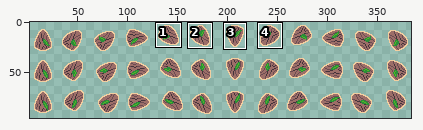
Sprite sheet, stored at Froguelike/Assets/Pictures/Compass/compass_arrows_item_found.png. Above: a wide view before the commit, with the close-up outlined.
Close-up. First the earlier version:
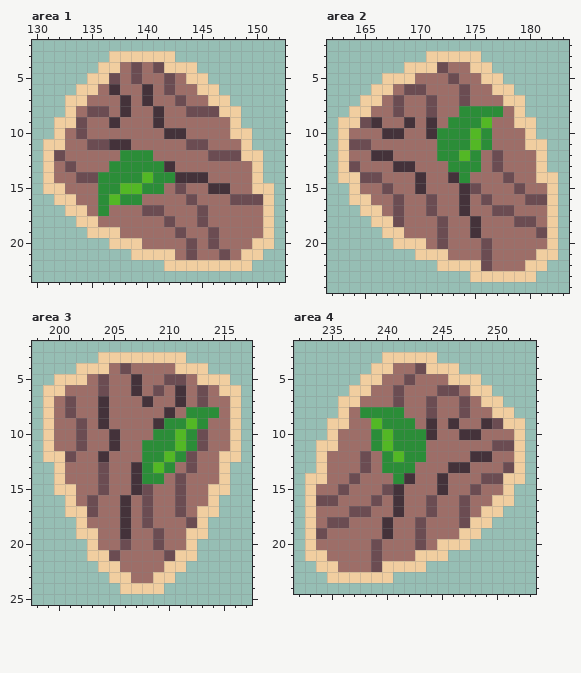
The file is 384x96 pixels. Shown: area 1: x 130..152, y 2..23; area 2: x 162..183, y 2..24; area 3: x 198..217, y 2..25; area 4: x 232..253, y 2..24. The wide view leaves out empty margins. The commit also changed other parts of the picture, which this record leaves out.
After:
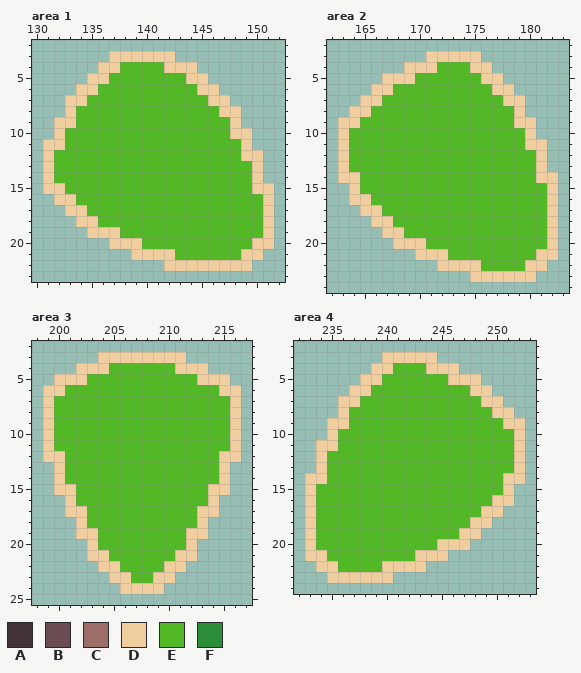
Palette (. is transparent): A #44323a  B #6b4c52  C #9d6e68  D #f1cea0  E #53b825  F #2b8d38
From old to new:
Changed rows in their new state; - is an unchanged pixel.
Area 1:
first column x 132:
 4 ------EEEE---------
 5 -----EEEEEEE-------
 6 ----EEEEEEEEE------
 7 ---EEEEEEEEEEE-----
 8 --EEEEEEEEEEEEE----
 9 --EEEEEEEEEEEEEE---
10 -EEEEEEEEEEEEEEE---
11 -EEEEEEEEEEEEEEEE--
12 EEEEEEEEEEEEEEEEE--
13 EEEEEEEEEEEEEEEEEE-
14 EEEEEEEE-EEEEEEEEE-
15 -EEEEE--EEEEEEEEEE-
16 --EEE-EEEEEEEEEEEEE
17 ---EEEEEEEEEEEEEEEE
18 ----EEEEEEEEEEEEEEE
19 ------EEEEEEEEEEEEE
20 --------EEEEEEEEEE-
21 -----------EEEEEE--
Area 2:
first column x 164:
 4 --------EEE-------
 5 ------EEEEEE------
 6 ----EEEEEEEEE-----
 7 ---EEEEEEEEEEE----
 8 --EEEEEEEEEEEEE---
 9 -EEEEEEEEEEE-EE---
10 EEEEEEEEEEE-EEEE--
11 EEEEEEEEEEE-EEEE--
12 EEEEEEEEEE-EEEEEE-
13 EEEEEEEEEEEEEEEEE-
14 -EEEEEEEEEEEEEEEE-
15 -EEEEEEEEEEEEEEEEE
16 --EEEEEEEEEEEEEEEE
17 ---EEEEEEEEEEEEEEE
18 ----EEEEEEEEEEEEEE
19 -----EEEEEEEEEEEEE
20 -------EEEEEEEEEEE
21 ---------EEEEEEEE-
22 ------------EEEE--
Area 3:
first column x 200:
 4 -----EEEEEE-----
 5 ---EEEEEEEEEE---
 6 -EEEEEEEEEEEEEE-
 7 EEEEEEEEEEEEEEEE
 8 EEEEEEEEEEEEEEEE
 9 EEEEEEEEEEEE-EEE
10 EEEEEEEEEEE-EEEE
11 EEEEEEEEEEE-EEEE
12 -EEEEEEEEE-EEEE-
13 -EEEEEEEE-EEEEE-
14 -EEEEEEEEEEEEEE-
15 --EEEEEEEEEEEE--
16 --EEEEEEEEEEEE--
17 ---EEEEEEEEEE---
18 ---EEEEEEEEEE---
19 ----EEEEEEEE----
20 ----EEEEEEEE----
21 -----EEEEEE-----
22 ------EEEE------
23 -------EE-------
Area 4:
first column x 234:
 4 -------EEE--------
 5 ------EEEEEE------
 6 -----EEEEEEEEE----
 7 ----EEEEEEEEEEE---
 8 ---EEEEEEEEEEEEE--
 9 ---EE-EEEEEEEEEEE-
10 --EEEE-EEEEEEEEEEE
11 --EEEE-EEEEEEEEEEE
12 -EEEEEE-EEEEEEEEEE
13 -EEEEEEEEEEEEEEEEE
14 -EEEEEEEEEEEEEEEE-
15 EEEEEEEEEEEEEEEEE-
16 EEEEEEEEEEEEEEEE--
17 EEEEEEEEEEEEEEE---
18 EEEEEEEEEEEEEE----
19 EEEEEEEEEEEEE-----
20 EEEEEEEEEEE-------
21 -EEEEEEEE---------
22 --EEEE------------
